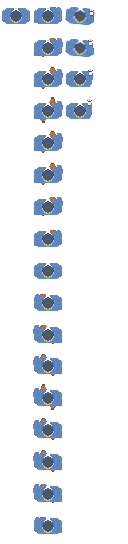
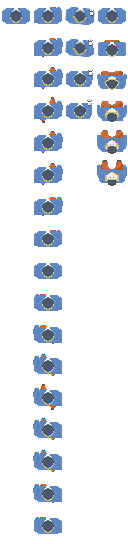
The second 128 x 544 image is a revision of the first. Changes to its layers:
painted on "person" over [left=97, top=8, right=127, bottom=186]
